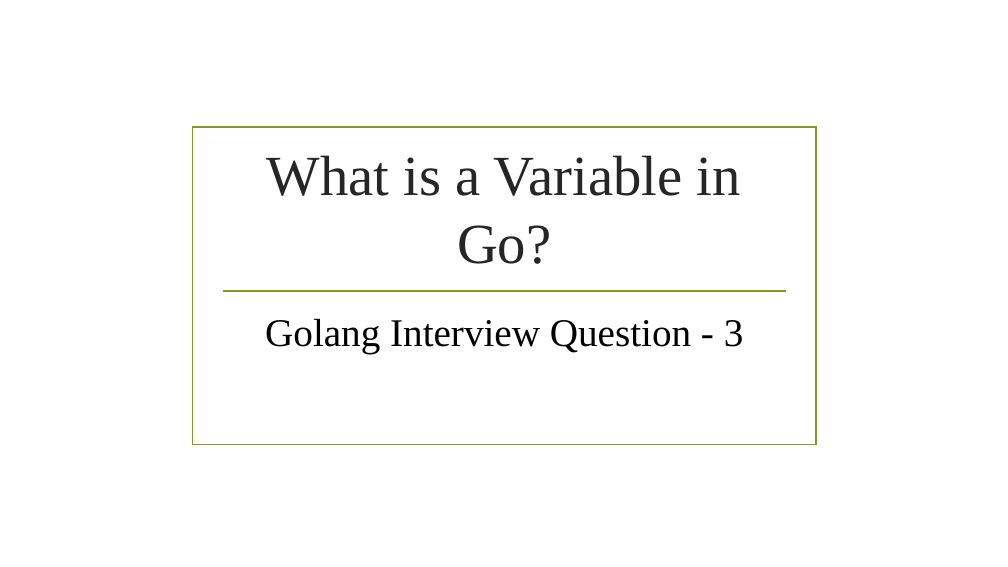
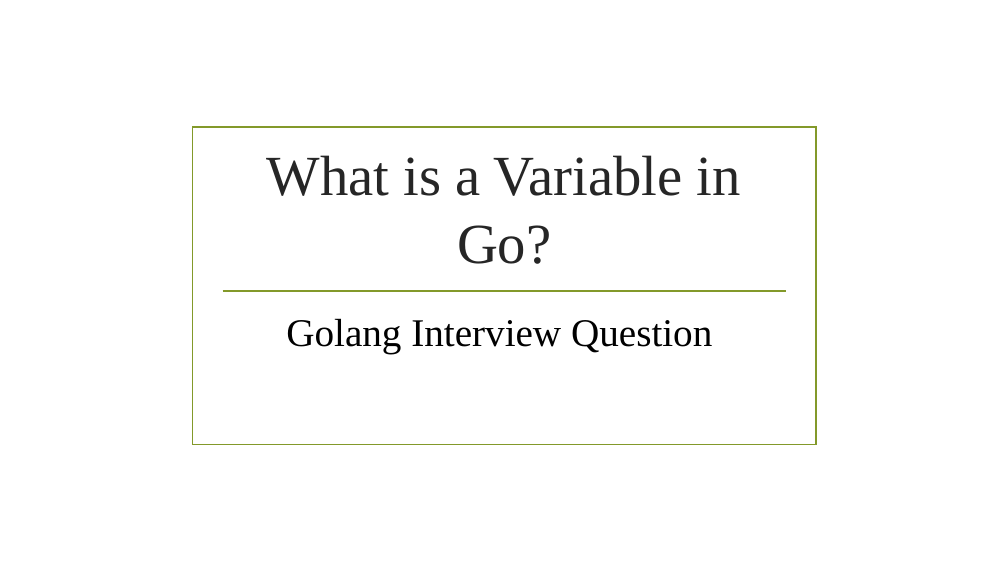
Before and after one commit to CodeWithDhruvX/coding_ppt, a slide deck: slide 1 of ppt/golang/interview_questions/3/variable_declaration.pptx. Drawn at 1008x567 pixels with LibreOffice and Linux fonts; fonts in the diff are those of the drawing; background and template pictures are left out. Boxes give left, top, right and bottom in pixels: in the first picture for what was removed or moved away, otherwise in the second. Text is boxed around its words. In the diff, an @@ line names an element or a change of style, - is before the commit and + after.

```diff
--- a/ppt/golang/interview_questions/3/variable_declaration.pptx
+++ b/ppt/golang/interview_questions/3/variable_declaration.pptx
@@ subtitle at [286, 318, 712, 354]: text changed @@
-Golang Interview Question - 3
+Golang Interview Question
```
Also in this commit, not shown: 1 other slide changed, 16 other files.
